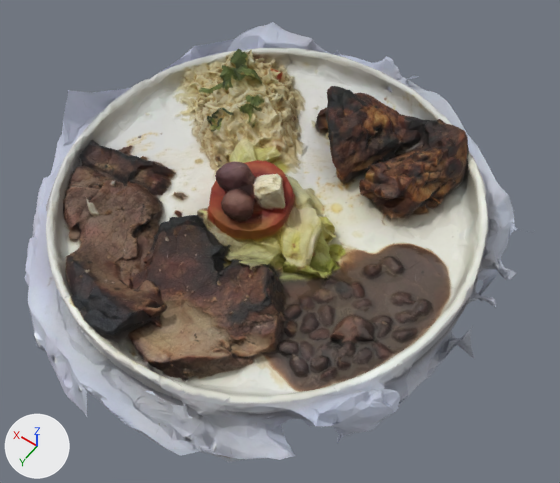
The glTF model prato-casa.glb, before and after one commit.
Camera for both pictures: a 50 mm lens placed at (-0.187, 0.249, 0.396), pointed at (-0.018, 0.012, 0.023). The lights are fixed; the arrows at lower left show +X, +Y and +Z. The first picture is the older version. Where no turn or scale is listed for an object, it has been applied to the vertices.

In view in the first picture: 'geometry_0'.
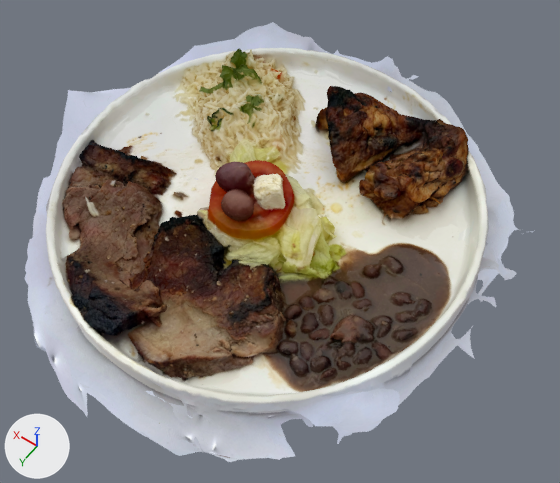
Where the change shows, as pixel boxes (x1, y1, x2, y2) in the pictures (560 x 483 px):
'geometry_0', recoloured, moved: (25, 22, 534, 462) in both

What changed in the scene script:
```text
Change mat_material_0:
    remove # nodes: BsdfPrincipled, OutputMaterial, TexImage
    nodes: BsdfTransparent, Emission, LightPath, MixShader, OutputMaterial, TexImage
Change ob_geometry_0:
    ob_geometry_0.location: (0.0001, 0.0, 0.039) -> (0.0001, 0.0, 0.0391)
```
